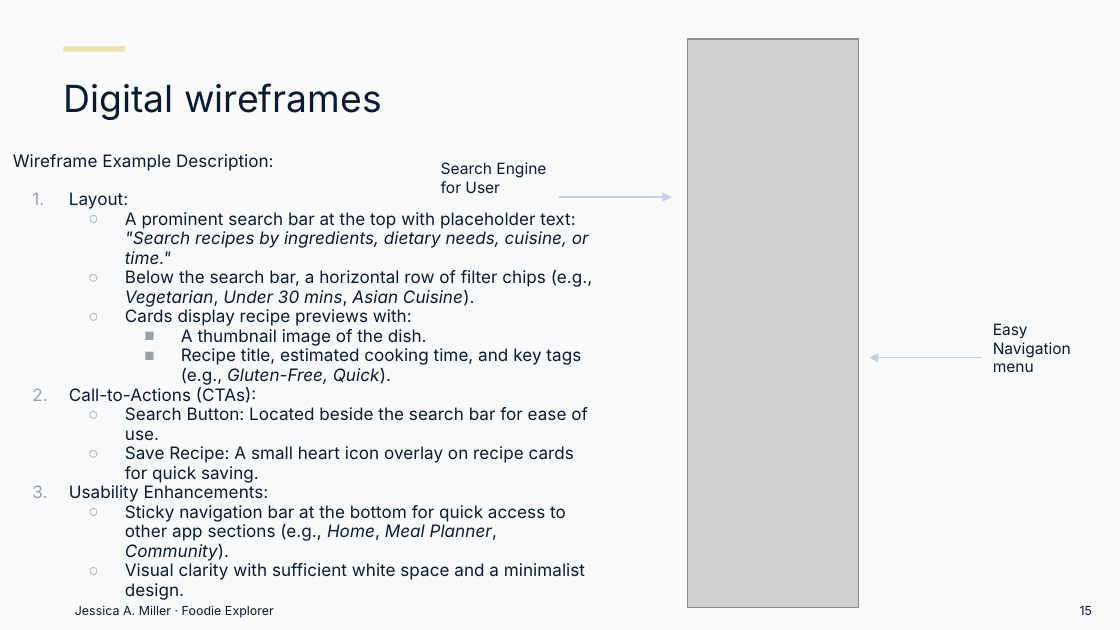
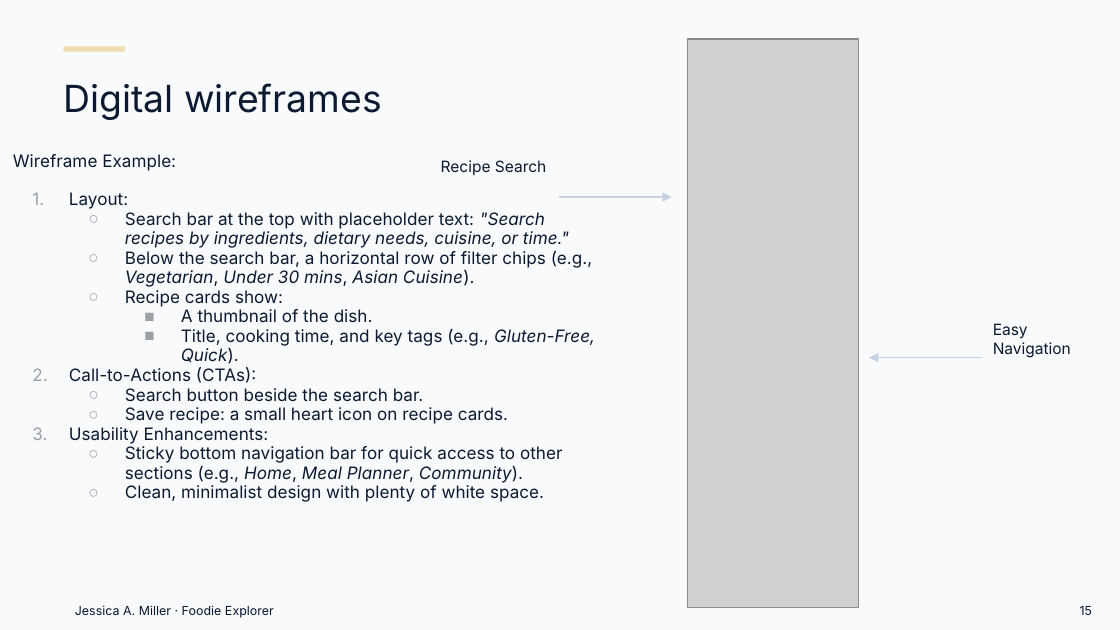
Before and after one commit to Millrjess/millrjess.github.io, a slide deck: slide 15 of assets/presentations/Foodie_Explorer_Case_Study_Professional.pptx. Drawn at 1120x630 pixels with LibreOffice and Linux fonts; fonts in the diff are those of the drawing; grey boxes stand for pictures. Boxes give left, top, right and bottom in pixels: in the first picture for what was removed or moved away, otherwise in the second. Text is boxed around its words. In the diff, an @@ line names an element or a change of style, - is before the commit and + after.

Commit message:
Foodie Explorer full case study: content edit for clarity and conciseness (81 text changes)

```diff
--- a/assets/presentations/Foodie_Explorer_Case_Study_Professional.pptx
+++ b/assets/presentations/Foodie_Explorer_Case_Study_Professional.pptx
@@ text at (13, 154, 176, 171): text changed @@
-Wireframe Example Description:
+Wireframe Example:
@@ text at (441, 160, 546, 175): text changed @@
-Search Engine for User
+Recipe Search
@@ text at (125, 212, 569, 248): text changed @@
-  ○ A prominent search bar at the top with placeholder text: "Search recipes by ingredients, dietary needs, cuisine, or time."
+  ○ Search bar at the top with placeholder text: "Search recipes by ingredients, dietary needs, cuisine, or time."
@@ text at (125, 290, 595, 364): text changed @@
-  ○ Cards display recipe previews with:
-    ■ A thumbnail image of the dish.
-    ■ Recipe title, estimated cooking time, and key tags (e.g., Gluten-Free, Quick).
+  ○ Recipe cards show:
+    ■ A thumbnail of the dish.
+    ■ Title, cooking time, and key tags (e.g., Gluten-Free, Quick).
@@ text at (993, 323, 1071, 358): text changed @@
-Easy Navigation menu
+Easy Navigation
@@ text at (125, 388, 508, 424): text changed @@
-  ○ Search Button: Located beside the search bar for ease of use.
-  ○ Save Recipe: A small heart icon overlay on recipe cards for quick saving.
+  ○ Search button beside the search bar.
+  ○ Save recipe: a small heart icon on recipe cards.
@@ text at (125, 446, 562, 502): text changed @@
-  ○ Sticky navigation bar at the bottom for quick access to other app sections (e.g., Home, Meal Planner, Community).
-  ○ Visual clarity with sufficient white space and a minimalist design.
+  ○ Sticky bottom navigation bar for quick access to other sections (e.g., Home, Meal Planner, Community).
+  ○ Clean, minimalist design with plenty of white space.
```
Also in this commit, not shown: 19 other slides changed, 1 other file.
